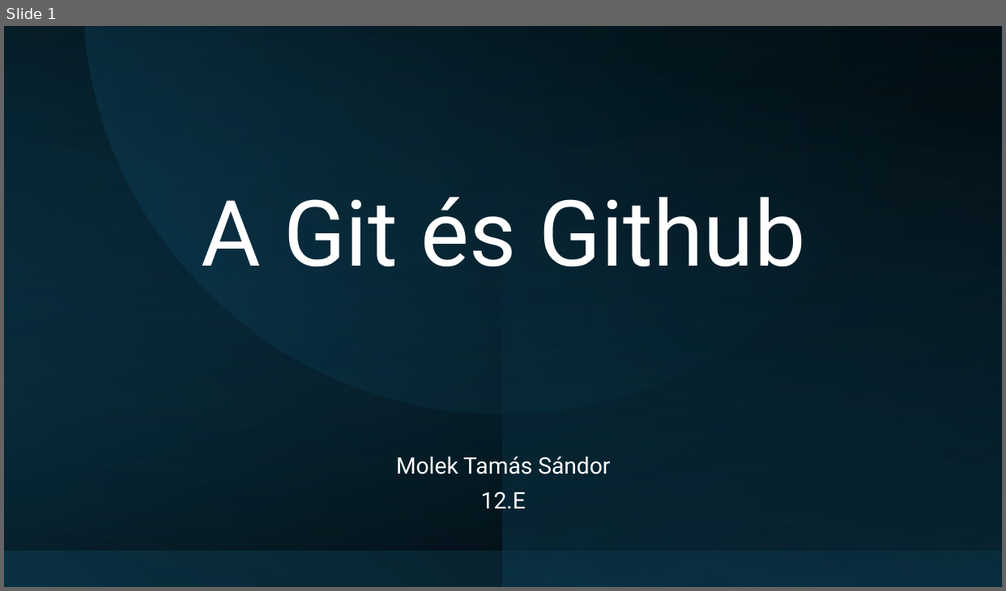
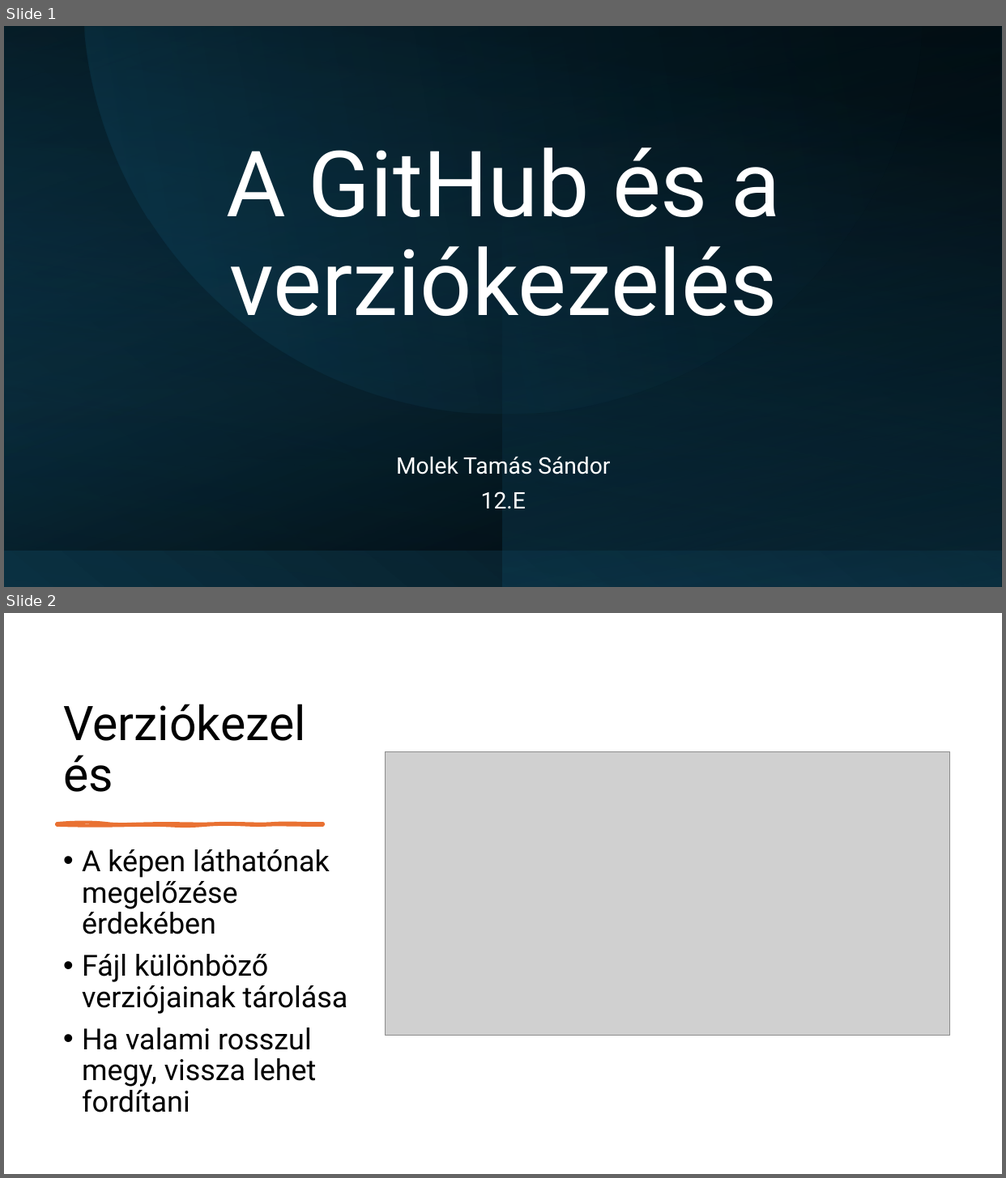
Before and after one commit to Maho-Yoshino/School_Notes, a slide deck: 2025-2026/IKT/github/Github.pptx. Shown one above the other, each under a label of ours: slide 1 before the commit, slides 1 and 2 after it. The pictures are 1006x591 and 1006x1178 pixels, drawn with LibreOffice and Linux fonts; fonts in the diff are those of the drawing; grey boxes stand for pictures. Boxes give left, top, right and bottom in pixels: in the first picture for what was removed or moved away, otherwise in the second. Text is boxed around its words. In the diff, an @@ line names an element or a change of style, - is before the commit and + after.

```diff
--- a/2025-2026/IKT/github/Github.pptx
+++ b/2025-2026/IKT/github/Github.pptx
@@ slide 2 added at box(4, 613, 1002, 1174), background #FFFFFF @@
@@ title added at box(56, 666, 336, 806), 46 pt, text #000000 @@
+Verziókezelés
@@ picture added at box(385, 752, 950, 1035) @@
@@ freeform shape added at box(57, 824, 323, 825), fill #E97132, outline #E97132 3 pt @@
@@ text added at box(82, 850, 348, 1113), 28 pt, text #000000 @@
+• A képen láthatónak megelőzése érdekében
+• Fájl különböző verziójainak tárolása
+• Ha valami rosszul megy, vissza lehet fordítani
@@ slide 1 changed as well @@
@@ title at box(226, 148, 780, 316): text changed @@
-A Git és Github
+A GitHub és a verziókezelés
```
Also in this commit, not shown: 1 other slide changed, 9 other slides added, 2 slides removed, 5 other files.
